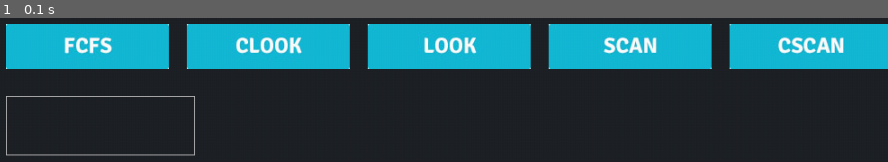
Above: before the commit, frame 1.
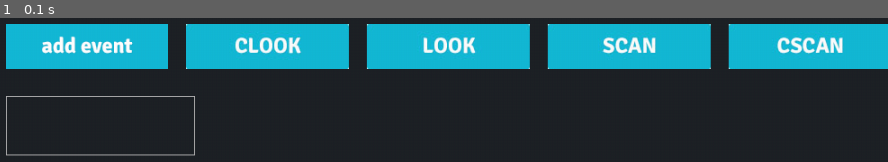
Above: after the commit, the same moment.

Repository: farfanoide/simuladorHDD
Game: pygame game, started from program.py
Same seed, same stepped clock (60 frames per second), same inputs: the game is played once before the commit and once after it. The source is Python 2; it was converted automatically to run under Python 3.
Inputs:
- Up to frame 1 (0.1 s): no input

The runs differ from the first frame. In frame 1, 2.9% of the frame differs, in the area x 0-96%, y 4-36%.

Commit message:
starts refactoring of graphic classes to work with new gui elements

Diff:
--- a/gui/__init__.py
+++ b/gui/__init__.py
@@ -1,5 +1,6 @@
-from base import BaseGui
-from button import Button
-from inputbox import InputBox
-from menu import Menu
-from screen import Screen
+from gui.base import BaseGui
+from gui.button import Button
+from gui.inputbox import InputBox
+from gui.menu import Menu
+from gui.graphic import Graphic
+from gui.screen import Screen
--- a/gui/base.py
+++ b/gui/base.py
@@ -13,10 +13,15 @@
 
     """
 
-    _bkg_colour = (31, 34, 39)
-    _fg_color   = (181, 181, 181)
+    # Colors:
+    # ----------------
+    _bg_color = (31, 34, 39)
+    _fg_color = (181, 181, 181)
+    _blue     = (0, 0, 255)
+    _red      = (255, 0, 0)
+    _green    = (0, 255, 0)
 
-    def __init__(self, base_sfc, rect, padding=[20, 20, 20, 20], color=_bkg_colour):
+    def __init__(self, base_sfc, rect, padding=[20, 20, 20, 20], color=_bg_color):
         super(BaseGui, self).__init__((rect[2], rect[3]))
         self.rect     = self.get_rect()
         self.rect.x   = rect[0]
@@ -56,8 +61,21 @@
 
         """
         draw_rect = self.get_rect()
-        draw_rect[0] += self.padding[0]
-        draw_rect[1] += self.padding[1]
-        draw_rect[2] -= self.padding[2]*2
-        draw_rect[3] -= self.padding[3]*2
+        draw_rect[0] += self.get_padding_top()
+        draw_rect[1] += self.get_padding_right()
+        draw_rect[2] -= self.get_padding_bottom() * 2
+        draw_rect[3] -= self.get_padding_left() * 2
         return draw_rect
+
+    def get_center_coor(self):
+        dist = self.get_width() + self.get_padding_left() + self.get_padding_right()
+        cent = self.base_sfc.get_width() - dist / 2
+        return cent
+
+    def draw_surround_rect(self, bkg=_bg_color, fg=_fg_color, padding=True):
+        self.fill(bkg)
+        if padding:
+            rect = self.apply_padding()
+        else:
+            rect = self.get_rect()
+        pygame.draw.rect(self, fg, rect, 1)
--- a/gui/graphic.py
+++ b/gui/graphic.py
@@ -1,24 +1,52 @@
-import os
-import sys
 import pygame
 from pygame.locals import *
-from base_gui import BaseGui
+from gui.base import BaseGui
 
 
 class Graphic(BaseGui):
     """Class wich represents the graph area of the screen"""
 
-    def __init__(self, base_sfc, rect, coordinates):
+    def __init__(self, base_sfc, rect, reqs):
         super(Graphic, self).__init__(base_sfc, rect)
-        self.draw_grid()
-        self.label_grid()
-        self.draw_graphic(coordinates, img='img/req.png')
+        self.coordinates = self.__calculate_coordinates(reqs)
+        # self.draw_grid()
+        # self.label_grid()
+        # self.draw_graphic(coordinates, img='img/req.png')
 
-    def draw_grid(self, hspacing=0, vspacing=0, gridColour=(0, 0, 0)):
+    def __calculate_vertical_step(self, requirements):
+        """Calculates distance between each requirement based on height available and amount of requirements."""
+
+        reqs_quantity = 0
+        for reqs in requirements:
+            if reqs:
+                print reqs
+                reqs_quantity += len(reqs)
+
+        height = self.get_height() - self.get_padding_top() - self.get_padding_bottom()
+        step = int(height / reqs_quantity)
+        return step
+
+    def __calculate_coordinates(self, requirements):
+        """Calculates coordinates for the graphic according to amount of requirements and height available."""
+
+        step = self.__calculate_vertical_step(requirements)
+        coordinates = ([],[],[])
+        i = self.get_padding_top()
+        for x in range(len(requirements)):
+            try:
+                for req in requirements[x]:
+                    coordinate = ((req, i))
+                    i += step
+                    coordinates[x].append(coordinate)
+            except IndexError:
+                pass
+        return coordinates
+
+    def draw_grid(self, hspacing=0, vspacing=0):
         """ Draws the grid of the graphic"""
+
         # Let's draw the contour of the graphic
-        self.graphic_sfc.fill(self._bkg_colour)
-        pygame.draw.rect(self, self._fg_color, (0, 0, self.get_width(), self.get_height()), 2)
+        self.draw_surround_rect()
         # Now the horizontal lines
         if hspacing:
             for i in range(hspacing, self.get_width(), hspacing):
@@ -44,40 +72,43 @@
 
     def draw_graphic(self, coordinates, img=''):
         """
-        this function takes the coordinates given by any algorithm and draws them in the grid
+        Takes the coordinates given by any algorithm and draws them in the grid
 
         Keyword arguments:
-        coordinates (list) -- List of tuples inget_width(), y)
+        coordinates (list) -- List of tuples in the form (x, y)
         """
-       print coordinates
         for x in range(len(coordinates)):
             if coordinates[x]:
                 try:
                     if x:
-                        pygame.draw.aalines(self.graphic_sfc,(0,0,255),False,coordinates[x],True)
+                        color = _blue
                         if coordinates[x-1] and x == 1:
-                            pygame.draw.aaline(self.graphic_sfc,(0,0,255),coordinates[x-1][-1],coordinates[x][0],True)
+                            pygame.draw.aaline(self, color, coordinates[x-1][-1], coordinates[x][0], True)
                     else:
-                        pygame.draw.aalines(self.graphic_sfc,(255,0,0),False,coordinates[x],True)
+                        color = _red
+                    pygame.draw.aalines(self, (color, False, coordinates[x], True))
                 except ValueError:
                     try:
-                        if x:
-                            color = (0,0,255)
-                        else:
-                            color = (255,0,0)
-                        pygame.draw.aaline(self.graphic_sfc, color, coordinates[x][-1],coordinates[x+1][0],True)
+                        color = _blue if x else _red
+                        pygame.draw.aaline(self, color, coordinates[x][-1],coordinates[x+1][0],True)
                     except IndexError:
                         pass
                 if not img:
                     for element in coordinates[x]:
-                        if x:
-                            pygame.draw.circle(self.graphic_sfc,(0,255,0),element,4)
-                        else:
-                            # Different colour for page faults
-                            pygame.draw.circle(self.graphic_sfc,(255,0,0),element,4)
+                        color = _green if x else _red
+                        pygame.draw.circle(self, color, element, 4)
                 else:
-                    image_sfc = pygame.image.load(img)
-                    for element in coordinates[x]:
-                        self.graphic_sfc.blit(image_sfc,element)
+                    image_sfc = pygame.image.load(img).convert()
+                    for coor in coordinates[x]:
+                        self.blit(image_sfc, coor)
 
-        self.canvas_sfc.blit(self.graphic_sfc,self.grid_rect)
+    def print_canvas(self):
+        self.graphic.draw_grid(50)
+        self.graphic.label_grid(50)
+        self.graphic.canvas_sfc.blit(self.graphic.graphic_sfc,self.graphic.grid_rect)
+        self.graphic_screen.blit(self.graphic.canvas_sfc, (0,0))
+
+    def print_graphic(self, list_reqs):
+        self.print_canvas()
+        self.graphic.draw_graphic(self.__calculate_coordinates(list_reqs))
+        self.graphic_screen.blit(self.graphic.canvas_sfc,(0,0))
--- a/gui/inputbox.py
+++ b/gui/inputbox.py
@@ -25,8 +25,7 @@
 
         font   = pygame.font.Font(None, 18)
         line_h = self.get_padding_top() * 2
-        self.fill(self._bkg_colour)
-        pygame.draw.rect(self, self._fg_color, self.apply_padding(), 1)
+        self.draw_surround_rect()
 
         for line in self.inputlst:
             line_h, cl = self.__update_line(line, line_h, font)
--- a/program.py
+++ b/program.py
@@ -15,14 +15,8 @@
 black = (31, 34, 39)
 clock = pygame.time.Clock()
 sim = Simulator()
-buttons = [
-            {'obj': sim, 'action': 'executeFCFS', 'img': "gui/img/FCFS.jpg"},
-            {'obj': sim, 'action': 'executeCLOOK', 'img': "gui/img/CLOOK.jpg"},
-            {'obj': sim, 'action': 'executeLOOK', 'img': "gui/img/LOOK.jpg"},
-            {'obj': sim, 'action': 'executeSCAN', 'img': "gui/img/SCAN.jpg"},
-            {'obj': sim, 'action': 'executeCSCAN', 'img': "gui/img/CSCAN.jpg"},
-            {'obj': sim, 'action': 'executeSSTF', 'img': "gui/img/SSTF.jpg"}
-        ]
+sim.random_list(15)
+sim.add_random_pf(5)
 # b_home =    [
 #                 {'obj': s_home, 'action': 'switchSelect', 'img': "gui/img/back.jpg"},
 #                 {'obj': s_home, 'action': 'switchSelect', 'img': "gui/img/back.jpg"}
@@ -36,11 +30,22 @@
 s = pygame.display.set_mode(screen_size)
 s.fill(black)
 mrect = (0, 0, s.get_width(), s.get_height()/8)
-m = Menu(s, mrect, black, buttons, True)
 irect = (0,s.get_height()/8,s.get_width()/4,s.get_height()/6)
 i = InputBox(s, irect, black)
-sim.requirements = i.ask()
-print "printing padding: ",i.padding
+buttons = [
+            {'obj': i,   'action': 'ask',          'img': "gui/img/button_small.png"},
+            {'obj': sim, 'action': 'executeCLOOK', 'img': "gui/img/CLOOK.jpg"},
+            {'obj': sim, 'action': 'executeLOOK',  'img': "gui/img/LOOK.jpg"},
+            {'obj': sim, 'action': 'executeSCAN',  'img': "gui/img/SCAN.jpg"},
+            {'obj': sim, 'action': 'executeCSCAN', 'img': "gui/img/CSCAN.jpg"},
+            {'obj': sim, 'action': 'executeSSTF',  'img': "gui/img/SSTF.jpg"}
+        ]
+m = Menu(s, mrect, black, buttons, True)
+print i.get_width()
+grect = (i.get_width() + 20, s.get_height()/8, s.get_width()/2,s.get_height()/2)
+# g = Graphic(s, grect, sim.requirements)
+# sim.requirements = i.ask()
+print "printing padding: ", i.padding
 print "printeando sim.requirements \n", sim.requirements
 
 pygame.display.flip()
@@ -56,7 +61,13 @@
             pos = pygame.mouse.get_pos()
             for button in m.elements:
                 if button.clicked(pos):
-                    print button.executeAction()
+                    results = button.executeAction()
+                    print results
+                    if results:
+                        requirements = results[0][0]
+                        print "reqs post execute \n", requirements
+                        g = Graphic(s, grect, requirements)
+
         if event.type == pygame.QUIT:
             run = False
         # faster dubugging
